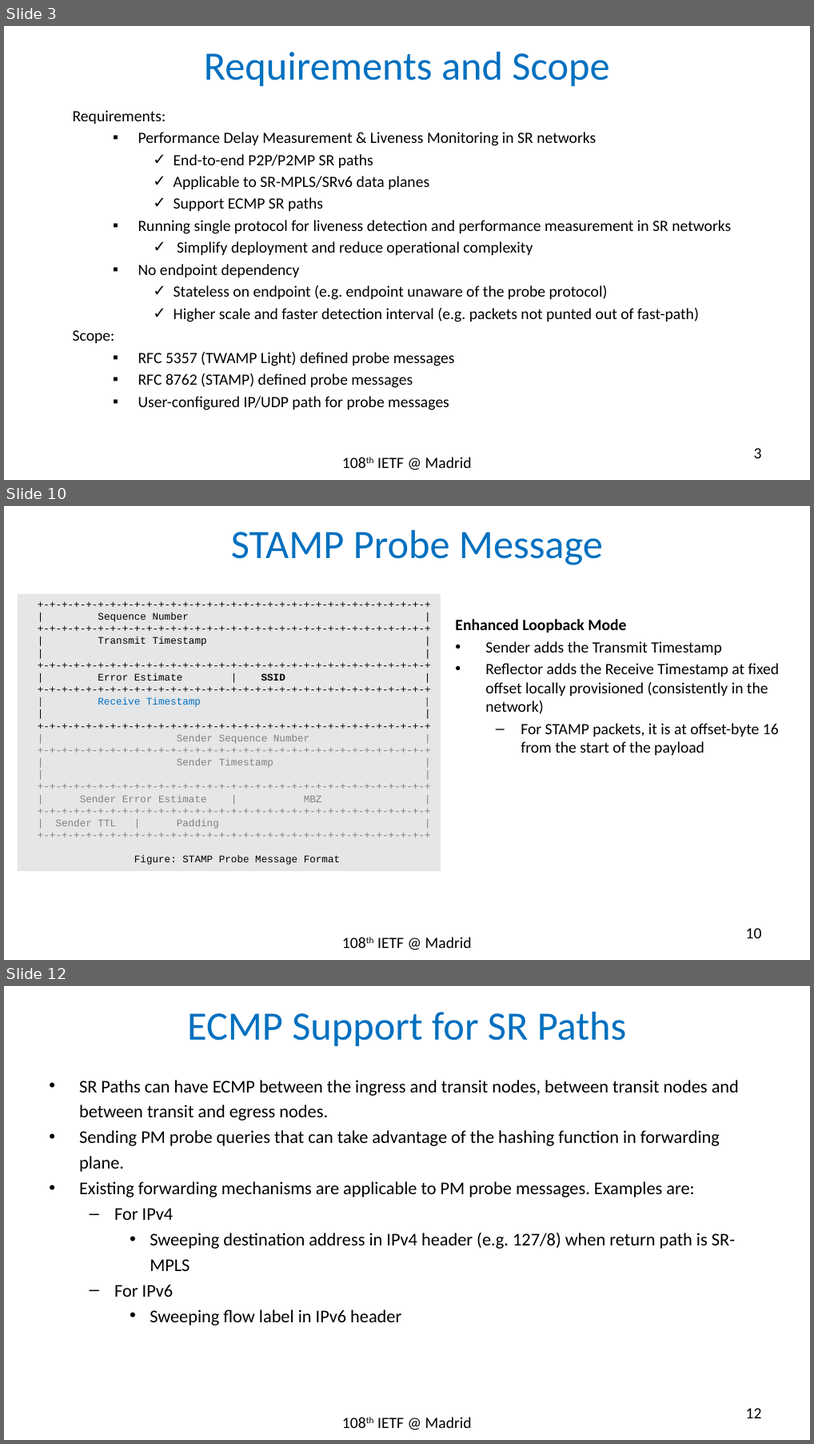
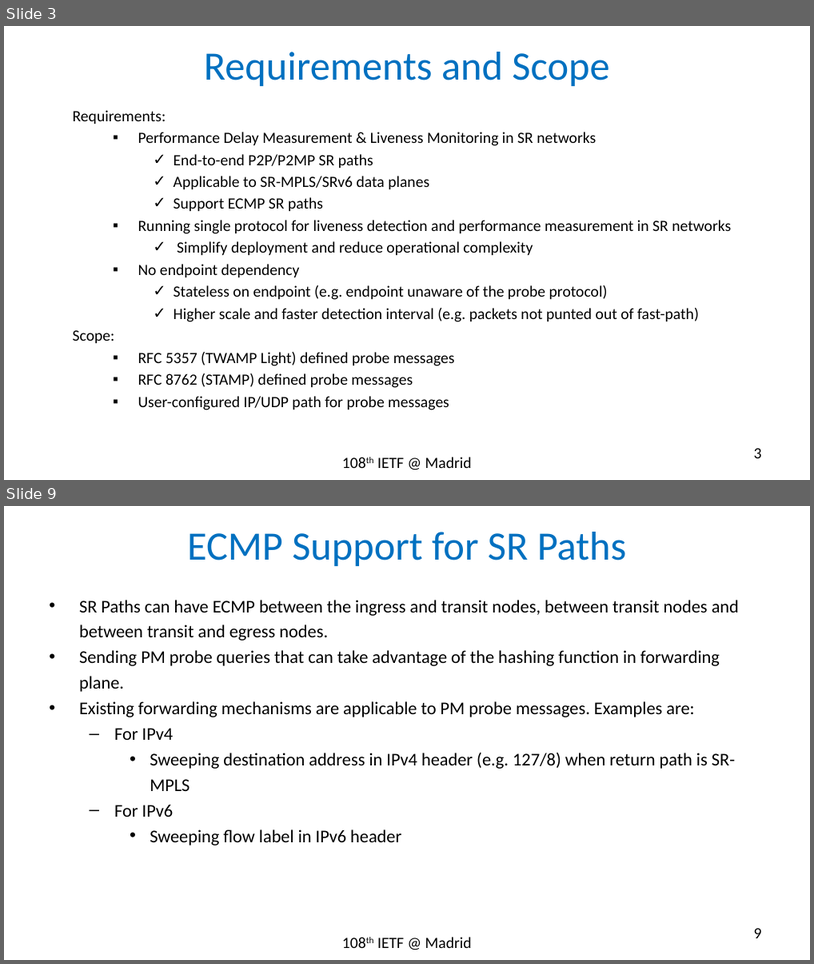
Before and after one commit to rakgandhi/ietf-slides, a slide deck: draft-gandhi-spring-sr-enhanced-plm-01.pptx. Shown one above the other, each under a label of ours: slides 3, 10 and 12 before the commit, slides 3 and 9 after it; the slides between them are not shown. The pictures are 814x1444 and 814x964 pixels, drawn with LibreOffice and Linux fonts; fonts in the diff are those of the drawing. Boxes give left, top, right and bottom in pixels: in the first picture for what was removed or moved away, otherwise in the second. Text is boxed around its words. In the diff, an @@ line names an element or a change of style, - is before the commit and + after.

```diff
--- a/draft-gandhi-spring-sr-enhanced-plm-01.pptx
+++ b/draft-gandhi-spring-sr-enhanced-plm-01.pptx
@@ slide 10 removed at (x1=4, y1=506, x2=810, y2=960), background #FFFFFF @@
@@ title removed at (x1=231, y1=530, x2=603, y2=565) @@
-STAMP Probe Message
@@ rectangle removed at (x1=18, y1=594, x2=441, y2=871) @@
-+-+-+-+-+-+-+-+-+-+-+-+-+-+-+-+-+-+-+-+-+-+-+-+-+-+-+-+-+-+-+-+-+
-| Sequence Number |
-+-+-+-+-+-+-+-+-+-+-+-+-+-+-+-+-+-+-+-+-+-+-+-+-+-+-+-+-+-+-+-+-+
-| Transmit Timestamp |
-| |
-+-+-+-+-+-+-+-+-+-+-+-+-+-+-+-+-+-+-+-+-+-+-+-+-+-+-+-+-+-+-+-+-+
-| Error Estimate | SSID |
-+-+-+-+-+-+-+-+-+-+-+-+-+-+-+-+-+-+-+-+-+-+-+-+-+-+-+-+-+-+-+-+-+
-| Receive Timestamp |
-| |
-+-+-+-+-+-+-+-+-+-+-+-+-+-+-+-+-+-+-+-+-+-+-+-+-+-+-+-+-+-+-+-+-+
-| Sender Sequence Number |
-+-+-+-+-+-+-+-+-+-+-+-+-+-+-+-+-+-+-+-+-+-+-+-+-+-+-+-+-+-+-+-+-+
-| Sender Timestamp |
-| |
-+-+-+-+-+-+-+-+-+-+-+-+-+-+-+-+-+-+-+-+-+-+-+-+-+-+-+-+-+-+-+-+-+
-| Sender Error Estimate | MBZ |
-+-+-+-+-+-+-+-+-+-+-+-+-+-+-+-+-+-+-+-+-+-+-+-+-+-+-+-+-+-+-+-+-+
-| Sender TTL | Padding |
-+-+-+-+-+-+-+-+-+-+-+-+-+-+-+-+-+-+-+-+-+-+-+-+-+-+-+-+-+-+-+-+-+
-Figure: STAMP Probe Message Format
@@ text removed at (x1=455, y1=619, x2=779, y2=755) @@
-Enhanced Loopback Mode
-• Sender adds the Transmit Timestamp
-• Reflector adds the Receive Timestamp at fixed offset locally provisioned (consistently in the network)
-  – For STAMP packets, it is at offset-byte 16 from the start of the payload
@@ text removed at (x1=378, y1=936, x2=472, y2=948) @@
-108th IETF @ Madrid
@@ page number removed at (x1=746, y1=928, x2=762, y2=938) @@
-10
@@ what was slide 12 is now slide 9 @@
@@ page number at (x1=754, y1=928, x2=762, y2=938): text changed @@
-12
+9
```
Also in this commit, not shown: 5 slides changed, 5 other slides removed, 1 other file.
